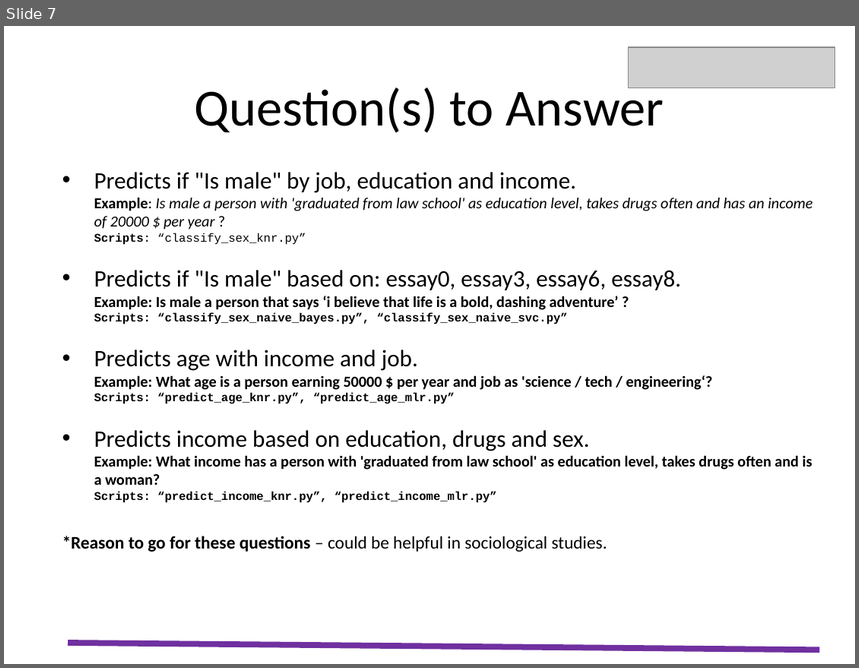
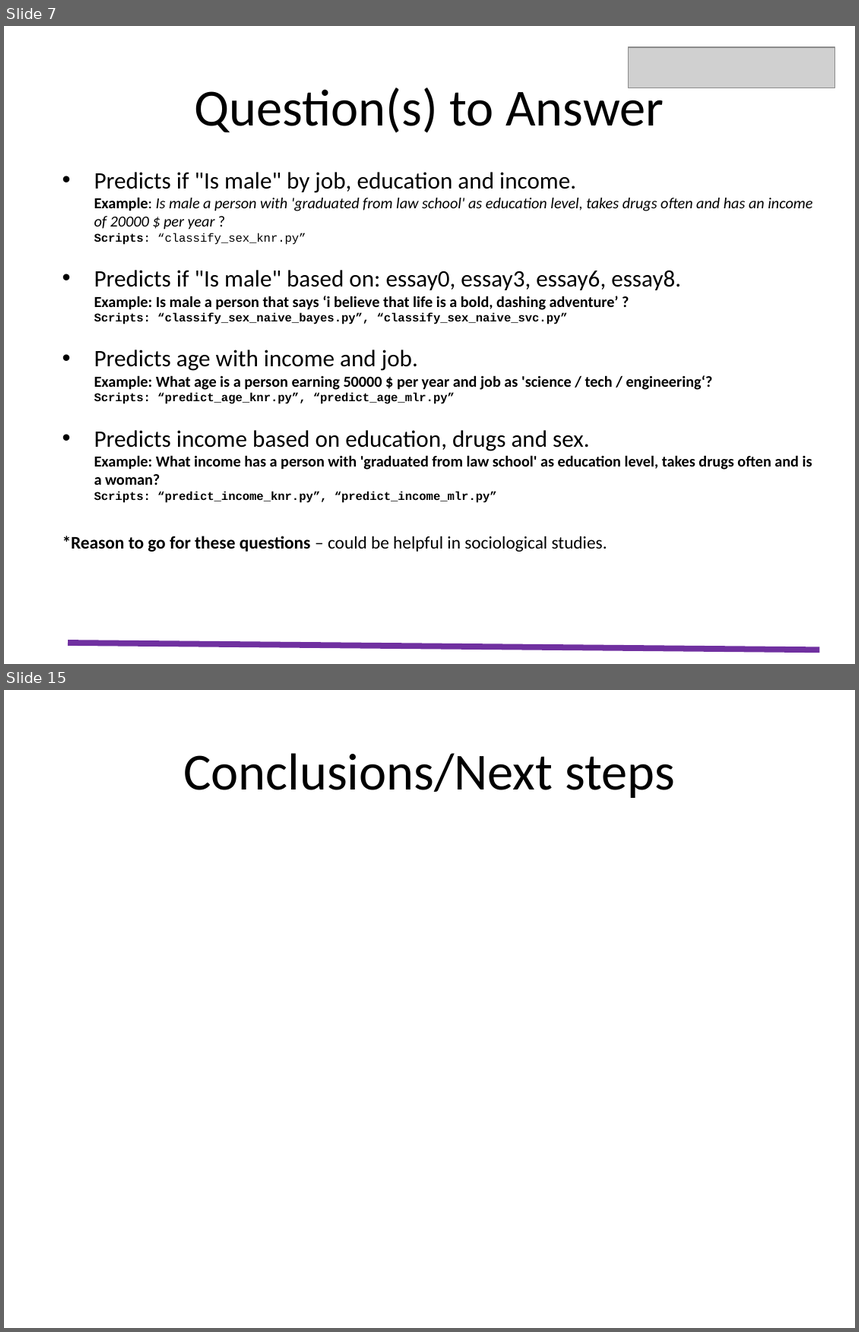
Before and after one commit to eu2004/codecademy_capstone, a slide deck: capstone_starter/resources/Presentation_Emilian_Utma.pptx. Shown one above the other, each under a label of ours: slide 7 before the commit, slides 7 and 15 after it; the slides between them are not shown. The pictures are 859x668 and 859x1332 pixels, drawn with LibreOffice and Linux fonts; fonts in the diff are those of the drawing; grey boxes stand for pictures. Boxes give left, top, right and bottom in pixels: in the first picture for what was removed or moved away, otherwise in the second. Text is boxed around its words. In the diff, an @@ line names an element or a change of style, - is before the commit and + after.

```diff
--- a/capstone_starter/resources/Presentation_Emilian_Utma.pptx
+++ b/capstone_starter/resources/Presentation_Emilian_Utma.pptx
@@ slide 15 added at bbox=[4, 690, 855, 1328], background #FFFFFF @@
@@ title added at bbox=[183, 753, 675, 798], 44 pt, text #000000 @@
+Conclusions/Next steps
```
Also in this commit, not shown: 2 slides changed, 6 other slides added, 2 slides removed.
